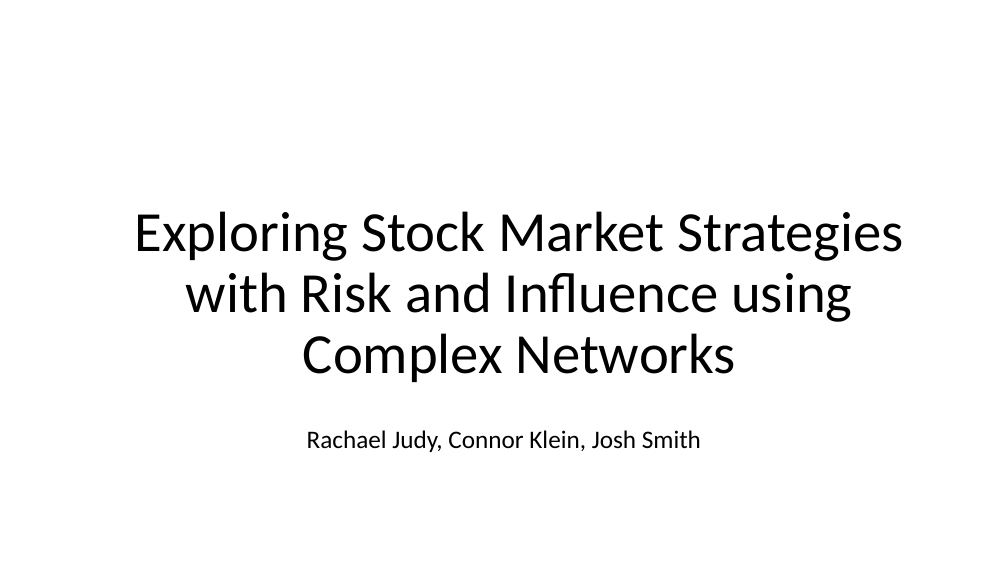
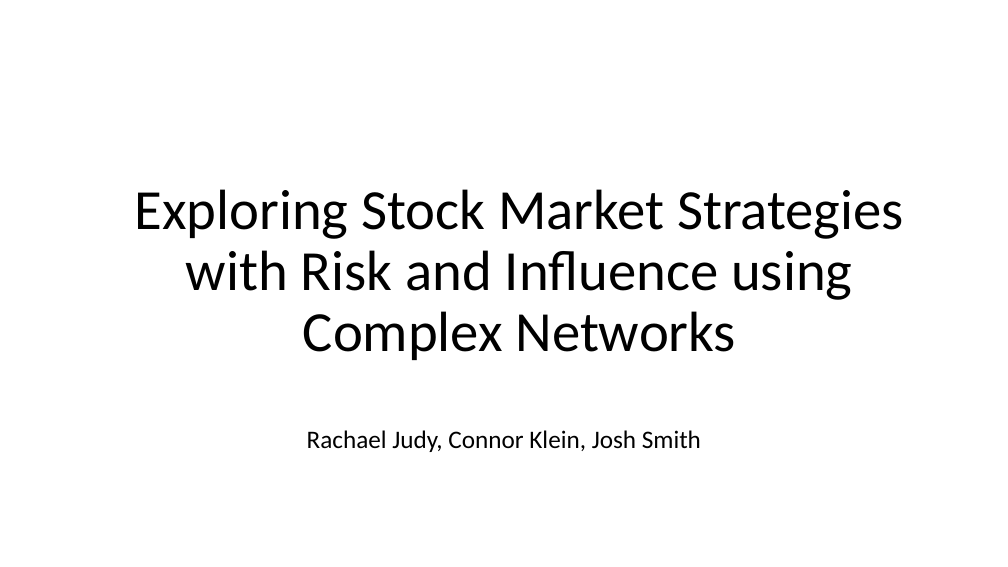
Before and after one commit to rjudy1/ComplexSystemsProject, a slide deck: slide 1 of Project Status Report Final/finalpresentation.pptx. Drawn at 1008x567 pixels with LibreOffice and Linux fonts; fonts in the diff are those of the drawing; background and template pictures are left out. Boxes give left, top, right and bottom in pixels: in the first picture for what was removed or moved away, otherwise in the second. Text is boxed around its words. In the diff, an @@ line names an element or a change of style, - is before the commit and + after.

```diff
--- a/Project Status Report Final/finalpresentation.pptx
+++ b/Project Status Report Final/finalpresentation.pptx
@@ title "Exploring Stock Market Strategies with ...": place and size @@
-title "Exploring Stock Market Strategies with ..." at <box>135,211,904,382</box>
+title "Exploring Stock Market Strategies with ..." at <box>135,189,904,360</box>
```
Also in this commit, not shown: 1 other slide changed.
